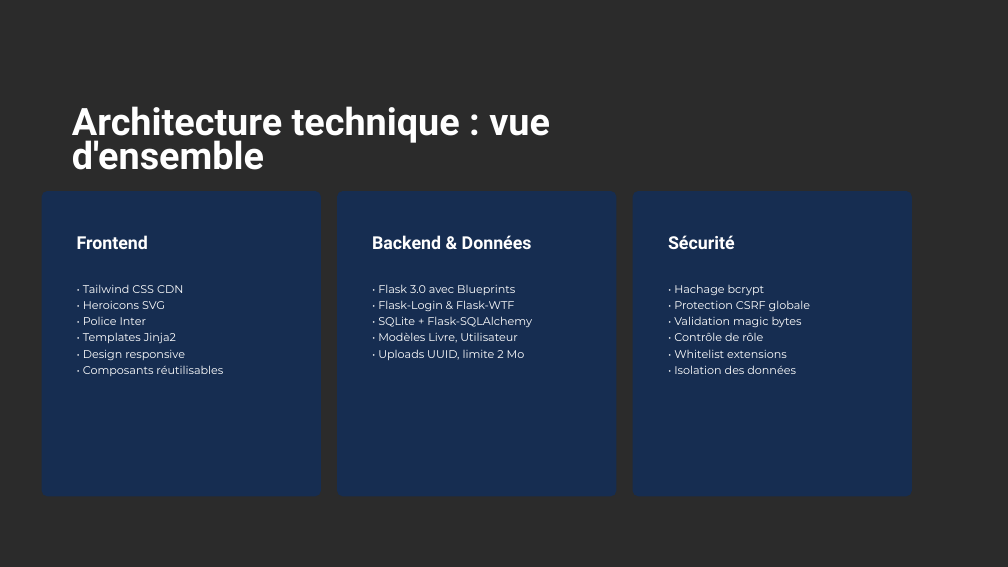
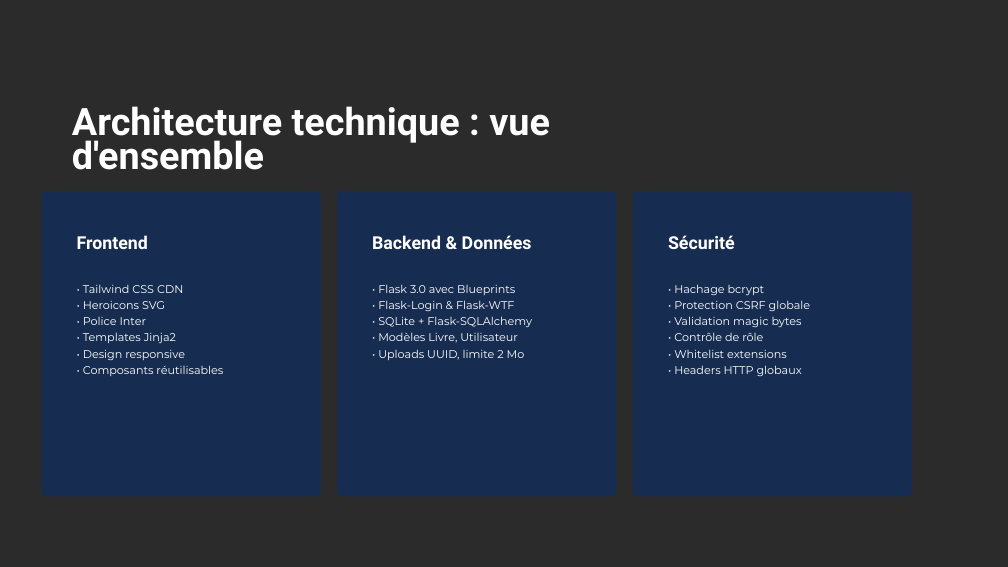
Before and after one commit to m1d0b4n/The-Library, a slide deck: slide 8 of meeting/The Library Projet Web Bibliothèque.pptx. Drawn at 1008x567 pixels with LibreOffice and Linux fonts; fonts in the diff are those of the drawing; background and template pictures are left out; a plain dark background stands for a picture behind light text. Boxes give left, top, right and bottom in pixels: in the first picture for what was removed or moved away, otherwise in the second. Text is boxed around its words. In the diff, an @@ line names an element or a change of style, - is before the commit and + after.

Commit message:
docs: maj pptx slides 8 et 16 avec headers HTTP et audit OWASP Pentest Toolkit

```diff
--- a/meeting/The Library Projet Web Bibliothèque.pptx
+++ b/meeting/The Library Projet Web Bibliothèque.pptx
@@ text at (674,365,802,376): text changed @@
-• Isolation des données
+• Headers HTTP globaux
```
Also in this commit, not shown: 1 other slide changed.
